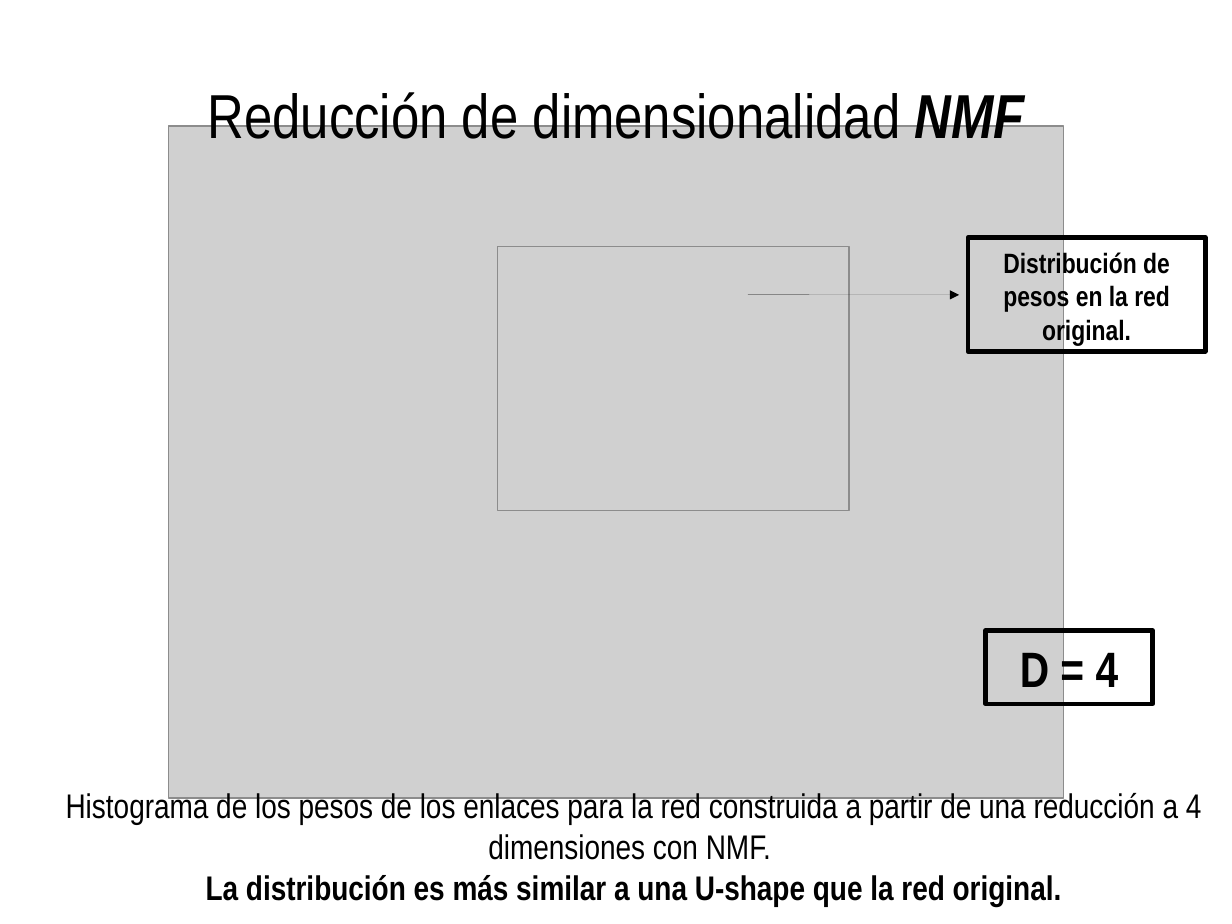
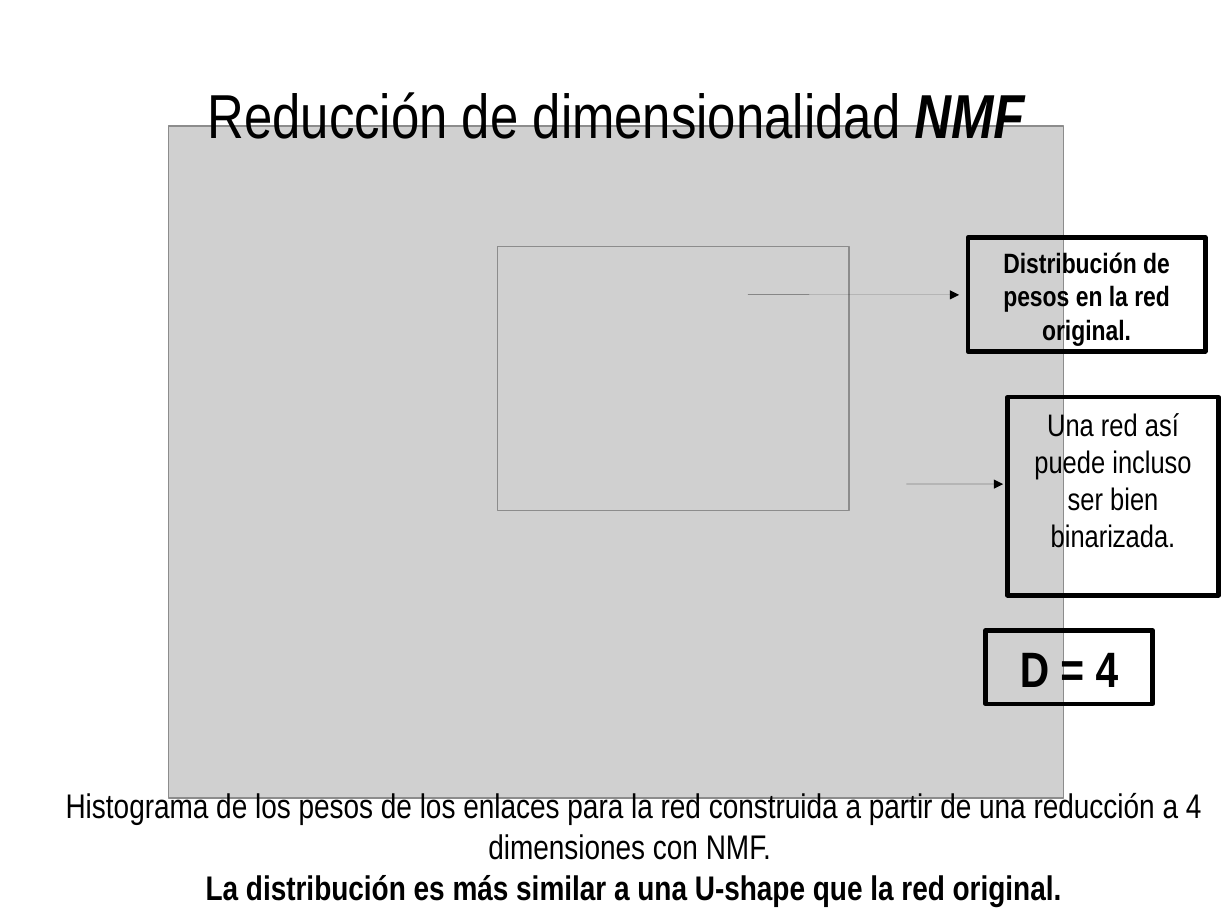
Before and after one commit to spinto88/Analisis_notas, a slide deck: slide 35 of Presentacion_analisis.odp (slide 32 before the commit). Drawn at 1232x924 pixels with LibreOffice and Linux fonts; fonts in the diff are those of the drawing; grey boxes stand for pictures. Boxes give left, top, right and bottom in pixels: in the first picture for what was removed or moved away, otherwise in the second. Text is boxed around its words. In the diff, an @@ line names an element or a change of style, - is before the commit and + after.

```diff
--- a/Presentacion_analisis.odp
+++ b/Presentacion_analisis.odp
@@ rectangle added at <box>1008,397,1220,595</box>, outline #000000 2.83 pt, 20 pt, text #000000 @@
+Una red así puede incluso ser bien binarizada.
@@ arrow added from (907, 484) to (1004, 484), #000000 0 pt @@
```
Also in this commit, not shown: 5 other slides changed, 3 slides added, 5 other files.
